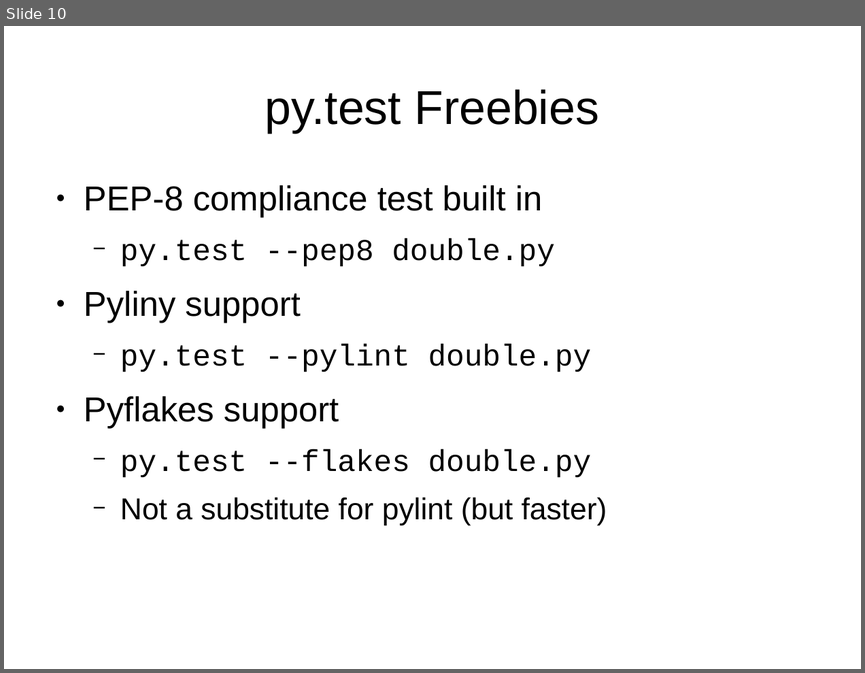
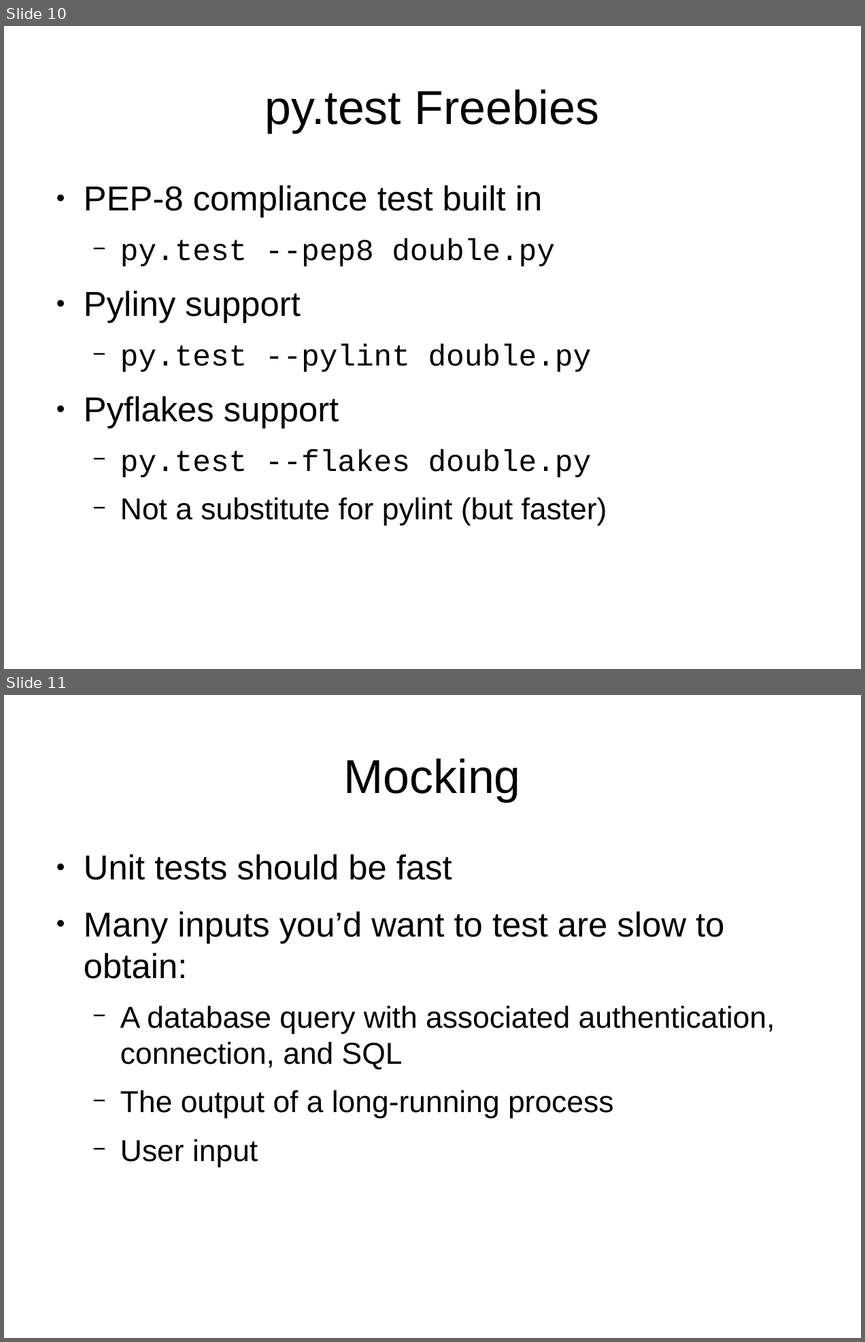
Before and after one commit to mwartell/unittest, a slide deck: unit-testing.odp. Shown one above the other, each under a label of ours: slide 10 before the commit, slides 10 and 11 after it. The pictures are 865x673 and 865x1342 pixels, drawn with LibreOffice and Linux fonts; fonts in the diff are those of the drawing. Boxes give left, top, right and bottom in pixels: in the first picture for what was removed or moved away, otherwise in the second. Text is boxed around its words. In the diff, an @@ line names an element or a change of style, - is before the commit and + after.

```diff
--- a/unit-testing.odp
+++ b/unit-testing.odp
@@ slide 11 added at (4, 695, 861, 1338), background #FFFFFF @@
@@ title added at (344, 758, 521, 802), 44 pt, text #000000 @@
+Mocking
@@ text added at (84, 854, 775, 1167), 28 pt, text #000000 @@
+● Unit tests should be fast
+● Many inputs you’d want to test are slow to obtain:
+  − A database query with associated authentication, connection, and SQL
+  − The output of a long-running process
+  − User input
```
Also in this commit, not shown: 3 other slides added, 2 other files.
